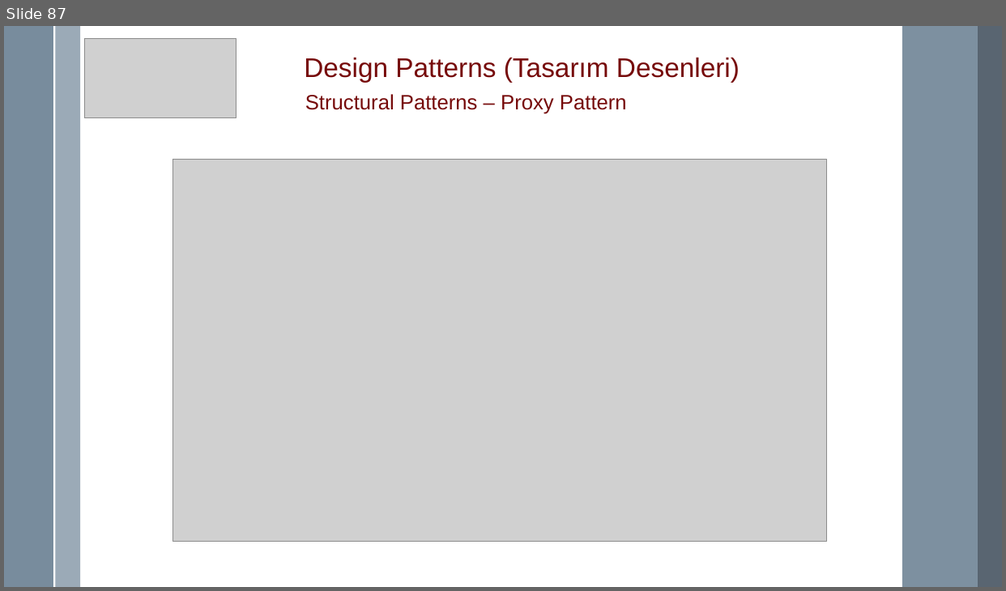
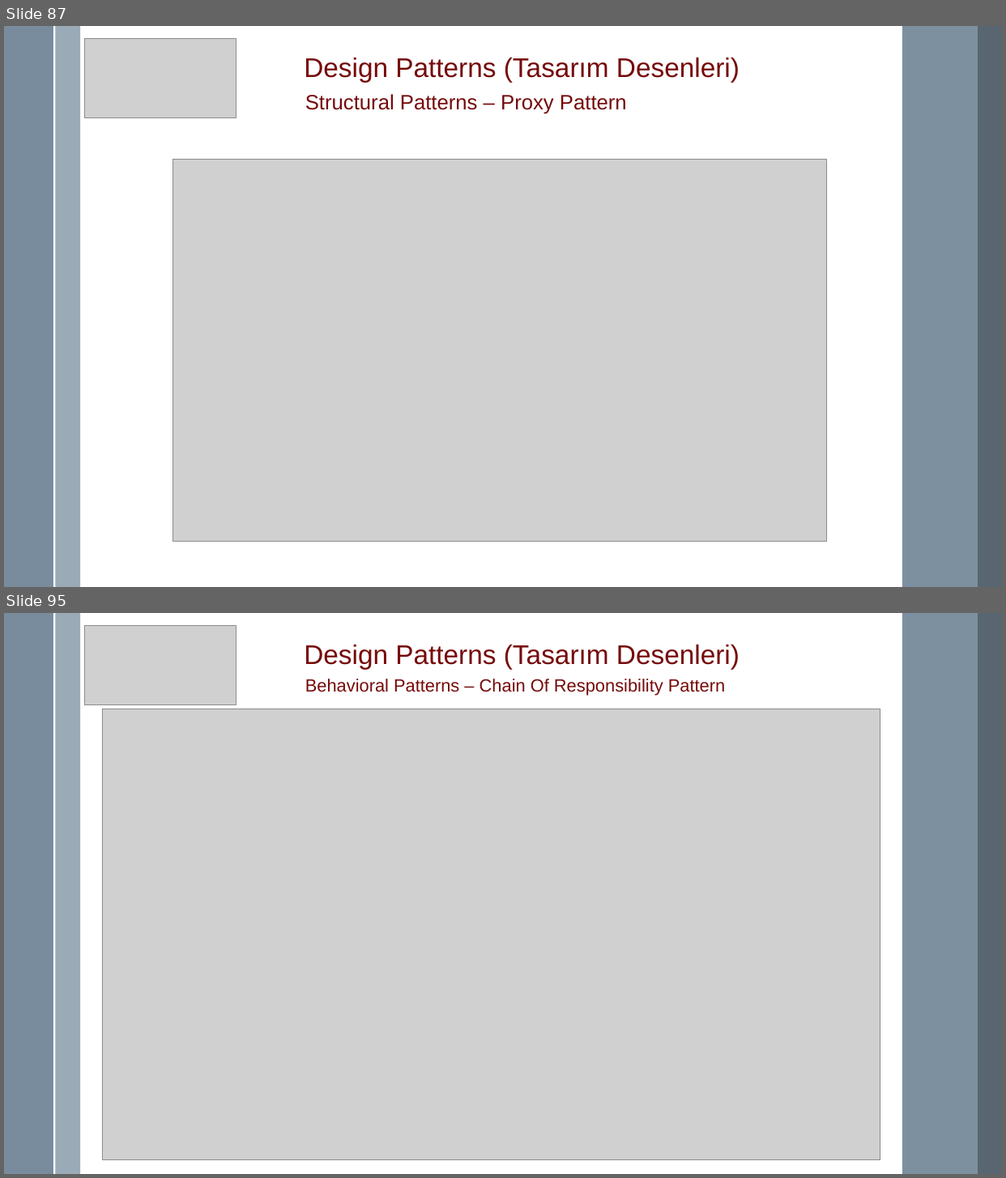
Before and after one commit to mremregok/DesignPattern, a slide deck: Design Pattern.pptx. Shown one above the other, each under a label of ours: slide 87 before the commit, slides 87 and 95 after it; the slides between them are not shown. The pictures are 1006x591 and 1006x1178 pixels, drawn with LibreOffice and Linux fonts; fonts in the diff are those of the drawing; grey boxes stand for pictures. Boxes give left, top, right and bottom in pixels: in the first picture for what was removed or moved away, otherwise in the second. Text is boxed around its words. In the diff, an @@ line names an element or a change of style, - is before the commit and + after.

Commit message:
Davranışsal tasarım desenlerinden Chain of Responsibility ve Command eklendi.

```diff
--- a/Design Pattern.pptx
+++ b/Design Pattern.pptx
@@ slide 95 added at <box>4,613,1002,1174</box>, background #FFFFFF; not listed: 5 template elements that a slide beside it also shows @@
@@ picture added at <box>84,626,236,705</box> @@
@@ text added at <box>304,644,739,669</box>, 26 pt, text #760A0A @@
+Design Patterns (Tasarım Desenleri)
@@ text added at <box>305,679,725,696</box>, 17 pt, text #760A0A @@
+Behavioral Patterns – Chain Of Responsibility Pattern
@@ picture added at <box>102,709,880,1161</box> @@
```
Also in this commit, not shown: 13 other slides added, 18 other files.
